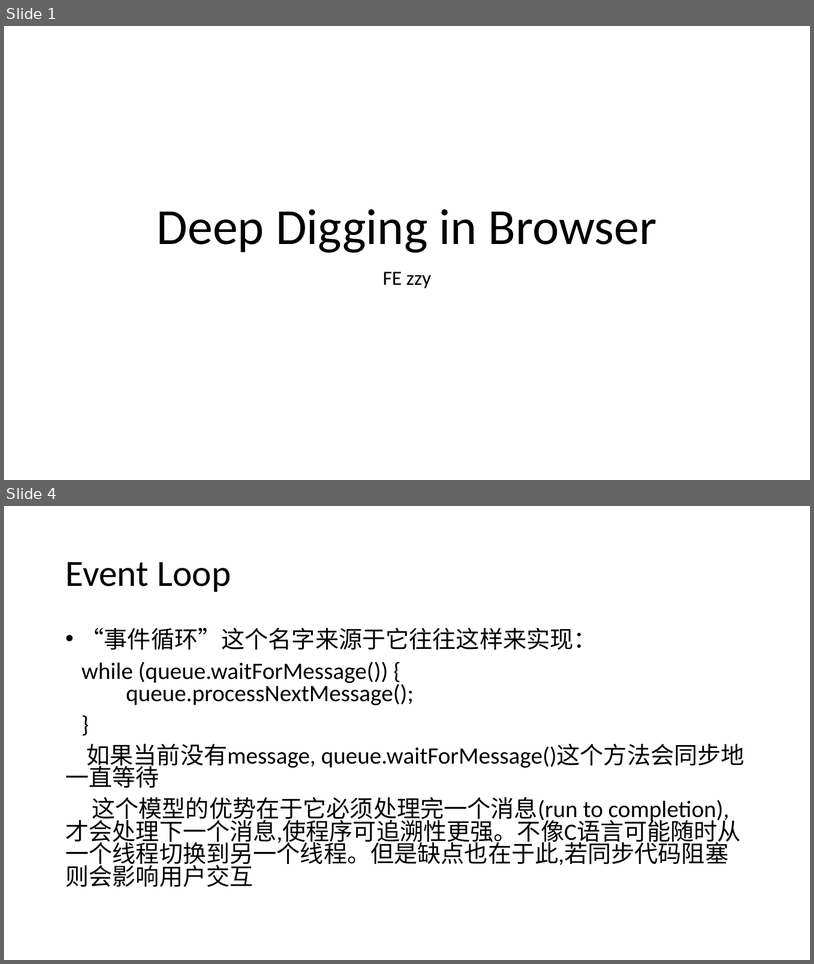
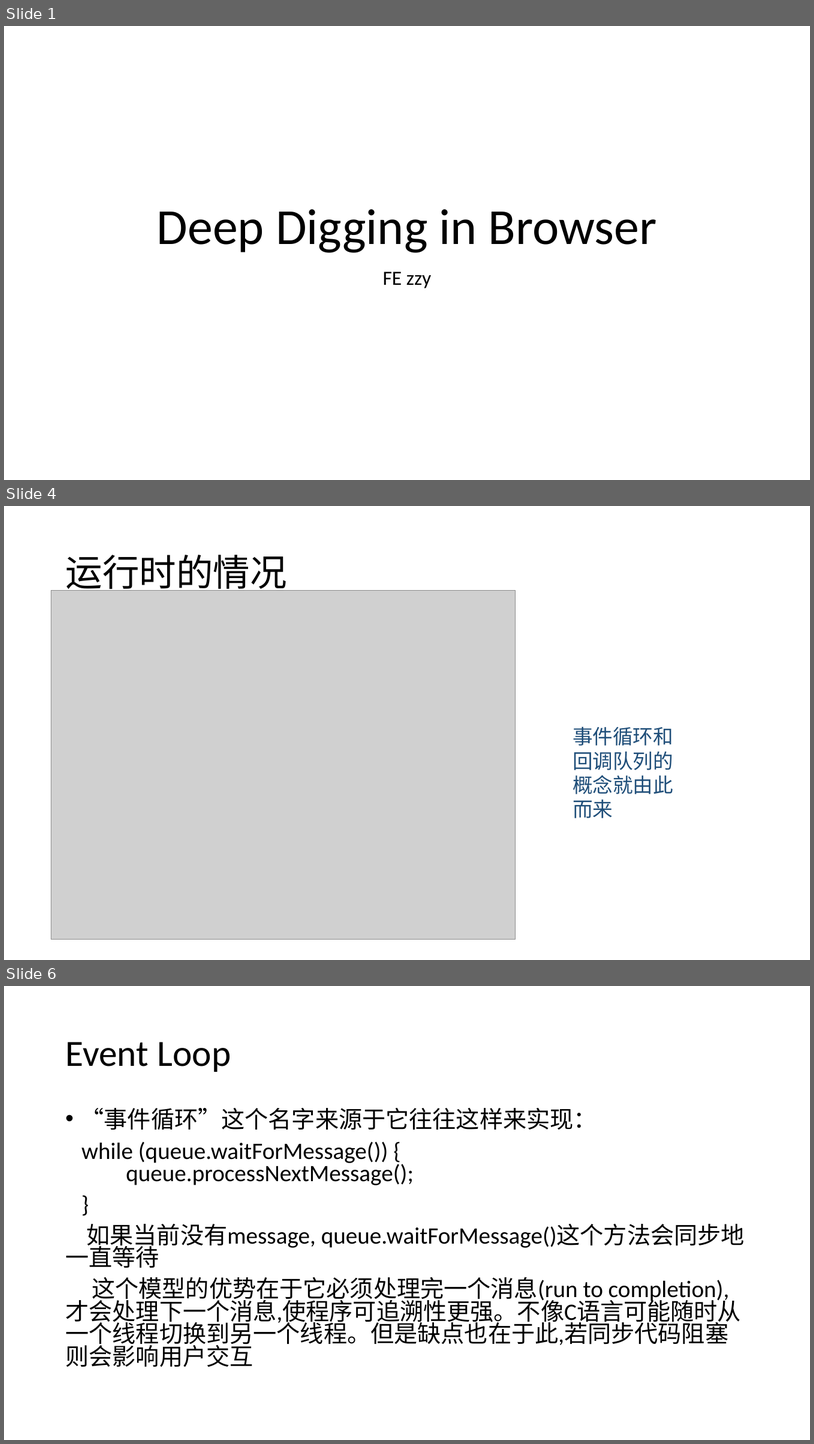
Before and after one commit to WHITE-ILMARE/Technique-Share, a slide deck: Deep Digging in Browser.pptx. Shown one above the other, each under a label of ours: slides 1 and 4 before the commit, slides 1, 4 and 6 after it; the slides between them are not shown. The pictures are 814x964 and 814x1444 pixels, drawn with LibreOffice and Linux fonts; fonts in the diff are those of the drawing; grey boxes stand for pictures. Boxes give left, top, right and bottom in pixels: in the first picture for what was removed or moved away, otherwise in the second. Text is boxed around its words. In the diff, an @@ line names an element or a change of style, - is before the commit and + after.

```diff
--- a/Deep Digging in Browser.pptx
+++ b/Deep Digging in Browser.pptx
@@ slide 4 added at (4, 506, 810, 960), background #FFFFFF @@
@@ title added at (65, 555, 287, 595), 44 pt, text #000000 @@
+运行时的情况
@@ picture added at (51, 590, 516, 939) @@
@@ text added at (573, 726, 674, 818), 24 pt, text #1F4E79 @@
+事件循环和回调队列的概念就由此而来
@@ what was slide 4 is now slide 6 @@
```
Also in this commit, not shown: 1 slide changed, 9 other slides added, 6 slides removed, 1 other file.
